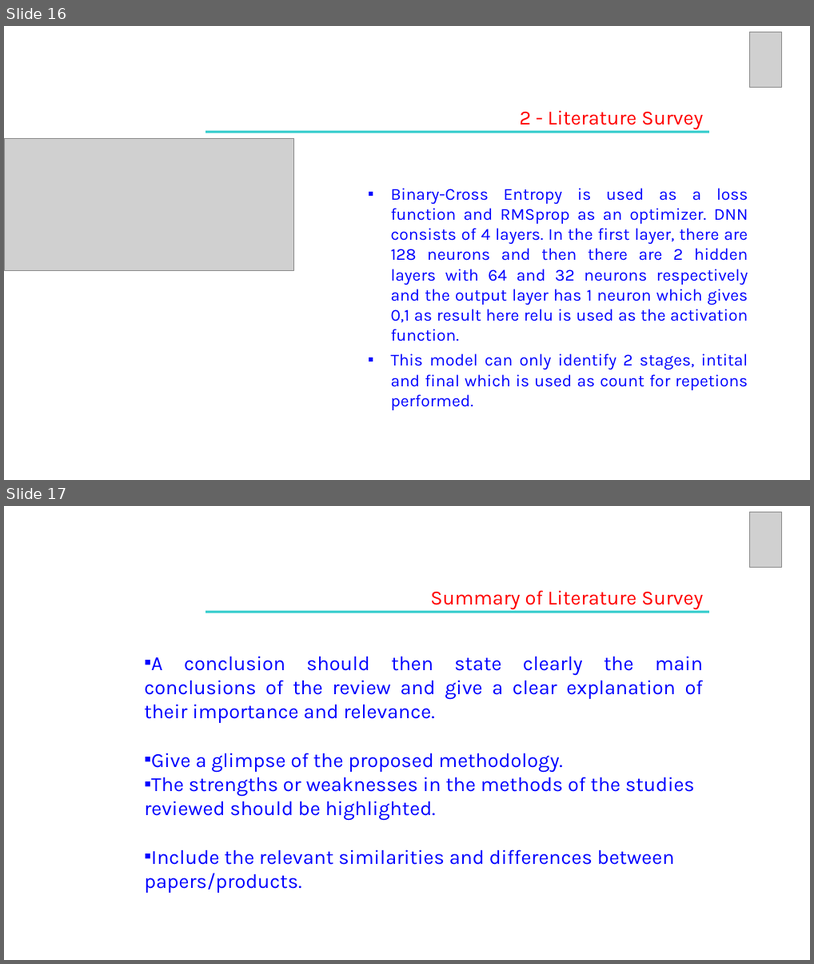
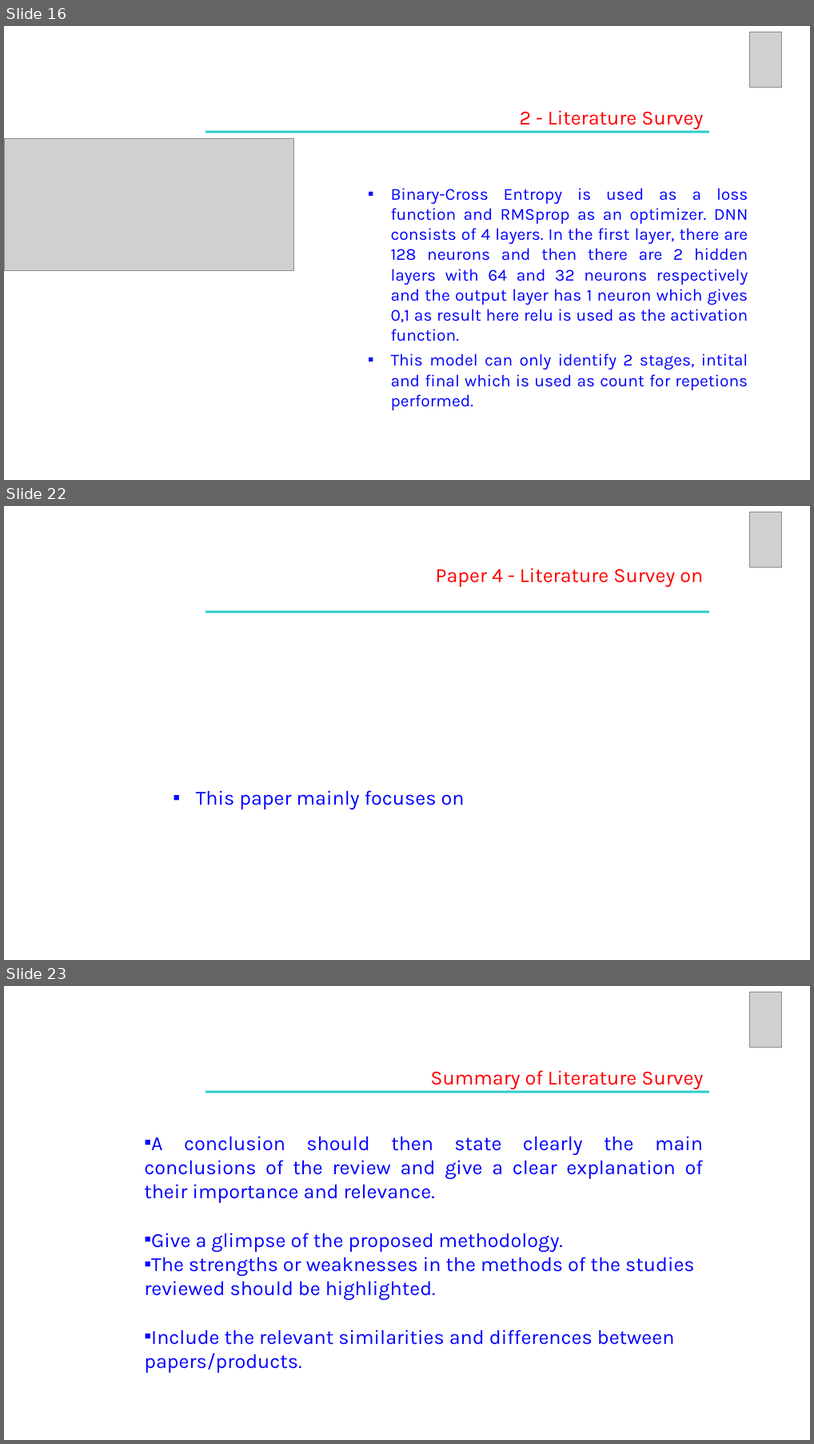
Before and after one commit to VishnuJG/CV-Workout, a slide deck: LiteratureSurvey/UE19CS390A_REVIEW 2.pptx. Shown one above the other, each under a label of ours: slides 16 and 17 before the commit, slides 16, 22 and 23 after it; the slides between them are not shown. The pictures are 814x964 and 814x1444 pixels, drawn with LibreOffice and Linux fonts; fonts in the diff are those of the drawing; grey boxes stand for pictures. Boxes give left, top, right and bottom in pixels: in the first picture for what was removed or moved away, otherwise in the second. Text is boxed around its words. In the diff, an @@ line names an element or a change of style, - is before the commit and + after.

```diff
--- a/LiteratureSurvey/UE19CS390A_REVIEW 2.pptx
+++ b/LiteratureSurvey/UE19CS390A_REVIEW 2.pptx
@@ slide 22 added at (4,506,810,960), background #FFFFFF @@
@@ picture added at (750,512,782,567) @@
@@ text added at (436,568,703,587), 24 pt, text #FF0000 @@
+Paper 4 - Literature Survey on
@@ rectangle added at (206,611,710,613), fill #33CCCC @@
@@ text added at (196,790,465,810), 24 pt, text #0000FF @@
+▪ This paper mainly focuses on
@@ what was slide 17 is now slide 23 @@
```
Also in this commit, not shown: 5 other slides added.
